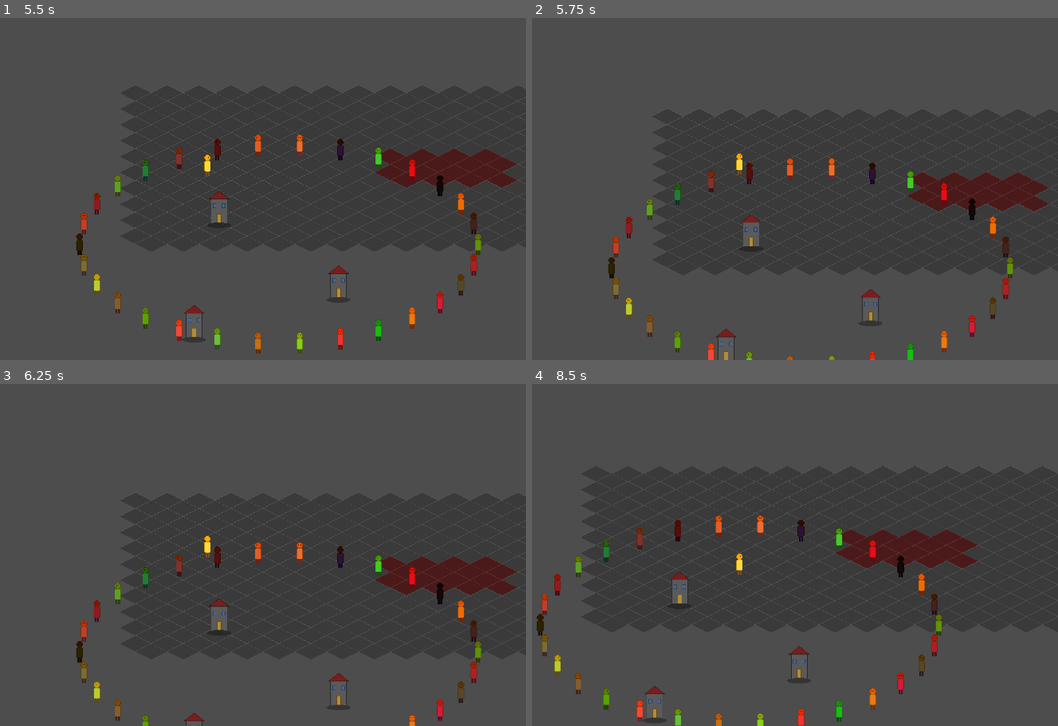
Above: before the commit, frames 1-4 (two rows, left to right).
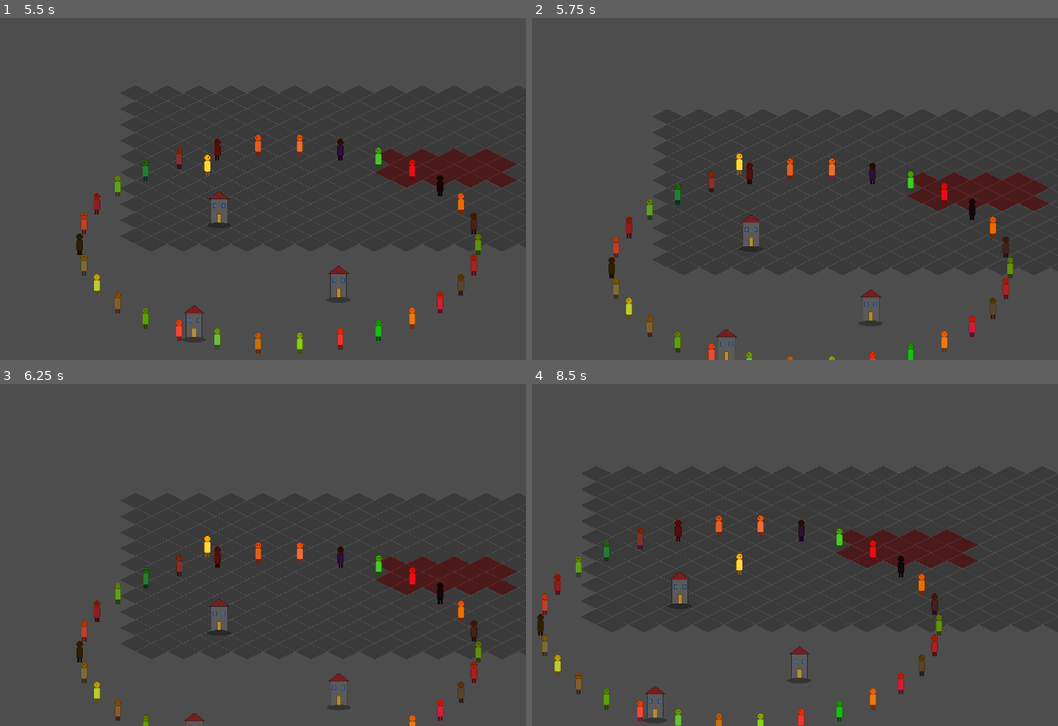
Above: after the commit, the same moments.

Repository: duancang8-ui/My-Game
Game: Godot game, scene res://src/scenes/world/test_world.tscn
Same seed, same stepped clock (60 frames per second), same inputs: the game is played once before the commit and once after it.
Inputs (mouse positions are in pixels of both pictures, inside the frame that each line leads up to):
- Up to frame 1 (5.5 s): tap Enter at 0.5 s; move the mouse to (173, 253) at 0.52 s; hold W (move_up) 0.53-1.25 s; hold Shift 0.53-1.25 s; click (173, 253) at 0.67 s; drag from (399, 233) to (173, 253) at 1.27 s; move the mouse to (15, 127) at 2.02 s; hold A (move_left) 2.03-2.75 s; tap Ctrl at 2.1 s; drag from (236, 182) to (15, 127) at 2.77 s; move the mouse to (110, 93) at 3.52 s; hold S (move_down) 3.53-4.25 s; tap Alt at 3.6 s; drag from (347, 161) to (110, 93) at 4.27 s; tap Space at 5 s; move the mouse to (78, 199) at 5.02 s; hold W (move_up) from 5.03 s (still down); hold Shift from 5.03 s (still down); click (78, 199) at 5.17 s
- Up to frame 2 (5.75 s): keep holding W (move_up); keep holding Shift
- Up to frame 3 (6.25 s): release W (move_up) at 5.75 s; release Shift at 5.75 s; drag from (273, 469) to (78, 565) at 5.77 s
- Up to frame 4 (8.5 s): move the mouse to (705, 619) at 6.52 s; hold D (move_right) 6.53-7.25 s; tap Ctrl at 6.6 s; drag from (931, 599) to (705, 619) at 7.27 s; move the mouse to (547, 493) at 8.02 s; hold S (move_down) from 8.03 s (still down); tap Alt at 8.1 s

Frame 1 is identical in both runs. In frame 2, 0.5% of the frame differs, in the area x 15-100%, y 28-100%; in frame 3, 0.6%; in frame 4, 0.9%, in the area x 0-100%, y 26-100%.

Commit message:
feat: NPCs now CharacterBody2D with collision; spec adds §5.10 collision principle
User decision: all visible interactable entities require physical collision.
- NPCs in SpawnTestNPCs upgraded from Sprite2D to CharacterBody2D + CollisionShape2D
- Collision shapes placed at sprite 'foot' position to avoid 'hitting roof' weirdness
- Spec §5.10 codifies this as a permanent project principle
- Appendix A decision table updated

Co-authored-by: Cursor <cursoragent@cursor.com>

Diff:
--- a/src/scripts/test/spawn_test_npcs.gd
+++ b/src/scripts/test/spawn_test_npcs.gd
@@ -1,7 +1,8 @@
 class_name SpawnTestNPCs
 extends Node
 
-# P1 性能基线测试：生成 N 个静态 NPC，用于 FPS 测试 + Y-sort 验证
+# P1 性能基线测试：生成 N 个 NPC（含碰撞体），用于 FPS 测试 + Y-sort + 碰撞验证
+# NPC 用 CharacterBody2D（不动但能阻挡），后续 P2 NPC AI 阶段可直接复用此类型加移动逻辑
 # 启用方式：在 Inspector 把 enabled 改为 true，或在脚本中改默认值
 
 @export var enabled: bool = true                                ## P1 阶段默认开启，测完可关闭
@@ -11,6 +12,8 @@
 @export var ysort_container_path: NodePath = NodePath("../YSortContainer")
 
 const NPC_TEXTURE: Texture2D = preload("res://src/assets/characters/player_placeholder.png")
+const NPC_COLLISION_RADIUS: float = 8.0
+const NPC_COLLISION_OFFSET: Vector2 = Vector2(0, 14)   ## 圆心放在 sprite 脚部，避免"撞头顶"的怪异感
 
 func _ready() -> void:
     if not enabled:
@@ -22,12 +25,23 @@
     var rng: RandomNumberGenerator = RandomNumberGenerator.new()
     rng.randomize()
     for i in range(npc_count):
-        var npc: Sprite2D = Sprite2D.new()
-        npc.texture = NPC_TEXTURE
+        var npc: CharacterBody2D = CharacterBody2D.new()
         npc.name = "PerfNPC_%d" % i
         var angle: float = (float(i) / float(npc_count)) * TAU
         # 椭圆排列（长轴横向，短轴 50% 高度），契合等距视觉
         npc.position = spawn_center + Vector2(cos(angle), sin(angle) * 0.5) * spawn_radius
-        npc.modulate = Color(rng.randf(), rng.randf(), rng.randf(), 1.0)
+
+        var sprite: Sprite2D = Sprite2D.new()
+        sprite.texture = NPC_TEXTURE
+        sprite.modulate = Color(rng.randf(), rng.randf(), rng.randf(), 1.0)
+        npc.add_child(sprite)
+
+        var collision: CollisionShape2D = CollisionShape2D.new()
+        var shape: CircleShape2D = CircleShape2D.new()
+        shape.radius = NPC_COLLISION_RADIUS
+        collision.shape = shape
+        collision.position = NPC_COLLISION_OFFSET
+        npc.add_child(collision)
+
         container.add_child(npc)
-    print("SpawnTestNPCs: spawned ", npc_count, " perf NPCs around ", spawn_center)
+    print("SpawnTestNPCs: spawned ", npc_count, " perf NPCs (with collision) around ", spawn_center)
Not shown, changed: docs/superpowers/specs/2026-05-31-shiri-zhongyan-design.md
